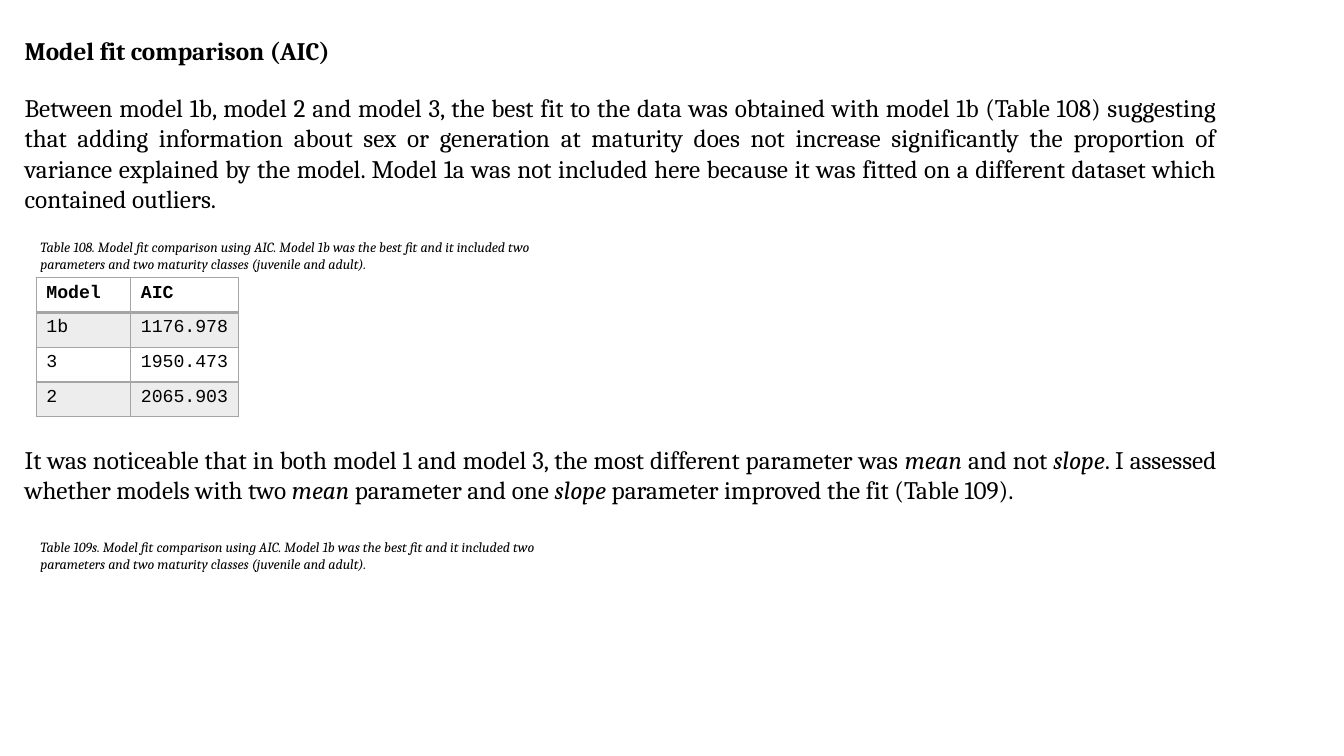
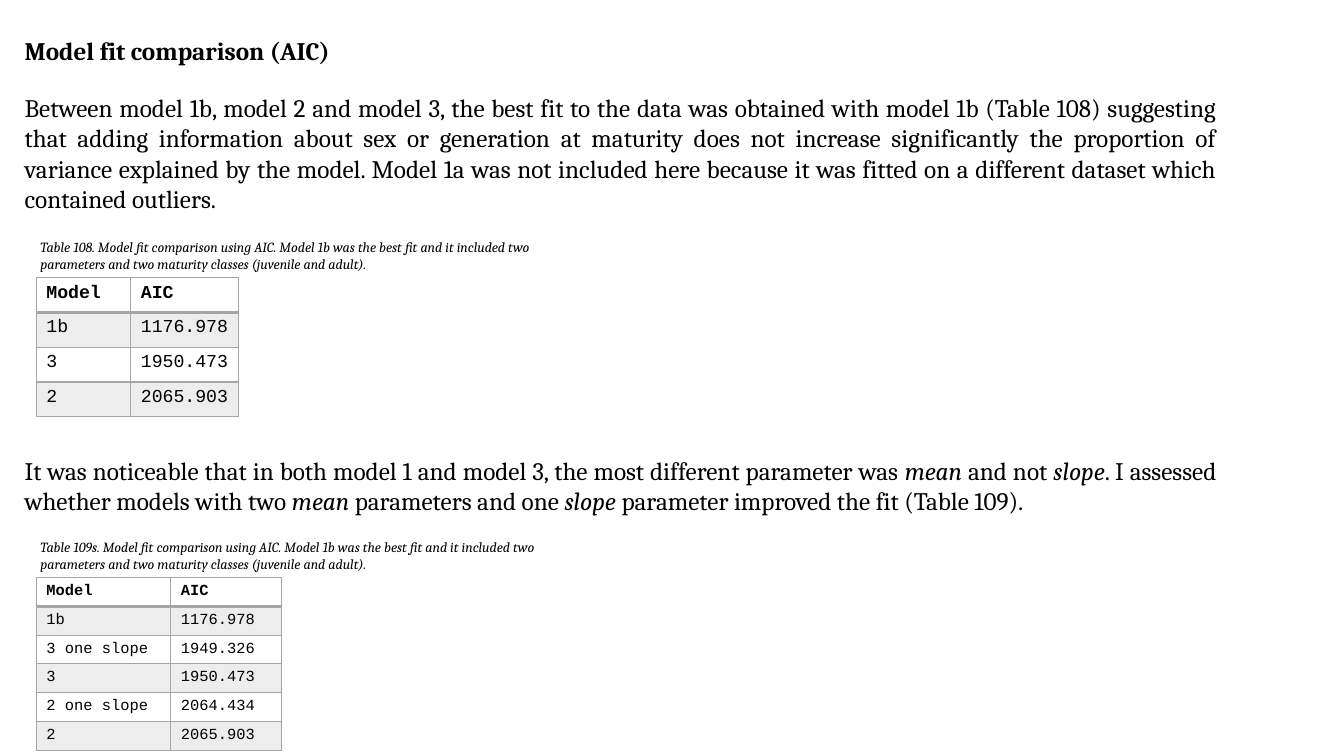
Before and after one commit to sam0per/Littorina_CZ_offspring, a slide deck: slide 9 of docs/Littorina_offspring_size_maturity.pptx. Drawn at 1344x756 pixels with LibreOffice and Linux fonts; fonts in the diff are those of the drawing. Boxes give left, top, right and bottom in pixels: in the first picture for what was removed or moved away, otherwise in the second. Text is boxed around its words. In the diff, an @@ line names an element or a change of style, - is before the commit and + after.

Commit message:
model with 2 means and 1 slope

```diff
--- a/docs/Littorina_offspring_size_maturity.pptx
+++ b/docs/Littorina_offspring_size_maturity.pptx
@@ text at [25, 462, 1217, 516]: text changed @@
-It was noticeable that in both model 1 and model 3, the most different parameter was mean and not slope. I assessed whether models with two mean parameter and one slope parameter improved the fit (Table 109).
+It was noticeable that in both model 1 and model 3, the most different parameter was mean and not slope. I assessed whether models with two mean parameters and one slope parameter improved the fit (Table 109).
@@ table added at [36, 578, 281, 750], 6 rows, 2 columns @@
+Model | AIC
+1b | 1176.978
+3 one slope | 1949.326
+3 | 1950.473
+2 one slope | 2064.434
+2 | 2065.903
```
Also in this commit, not shown: 1 other slide changed, 1 other file.
